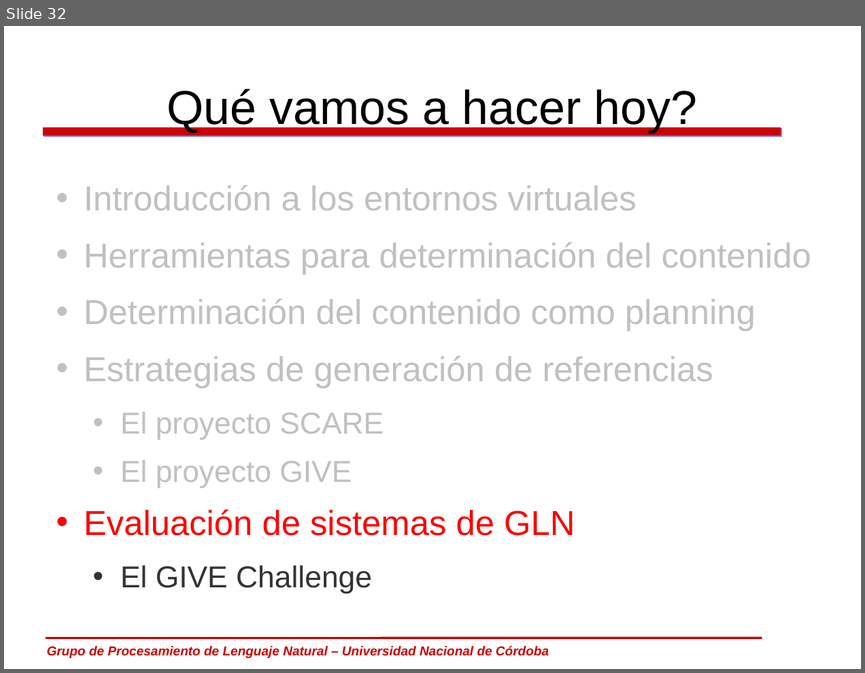
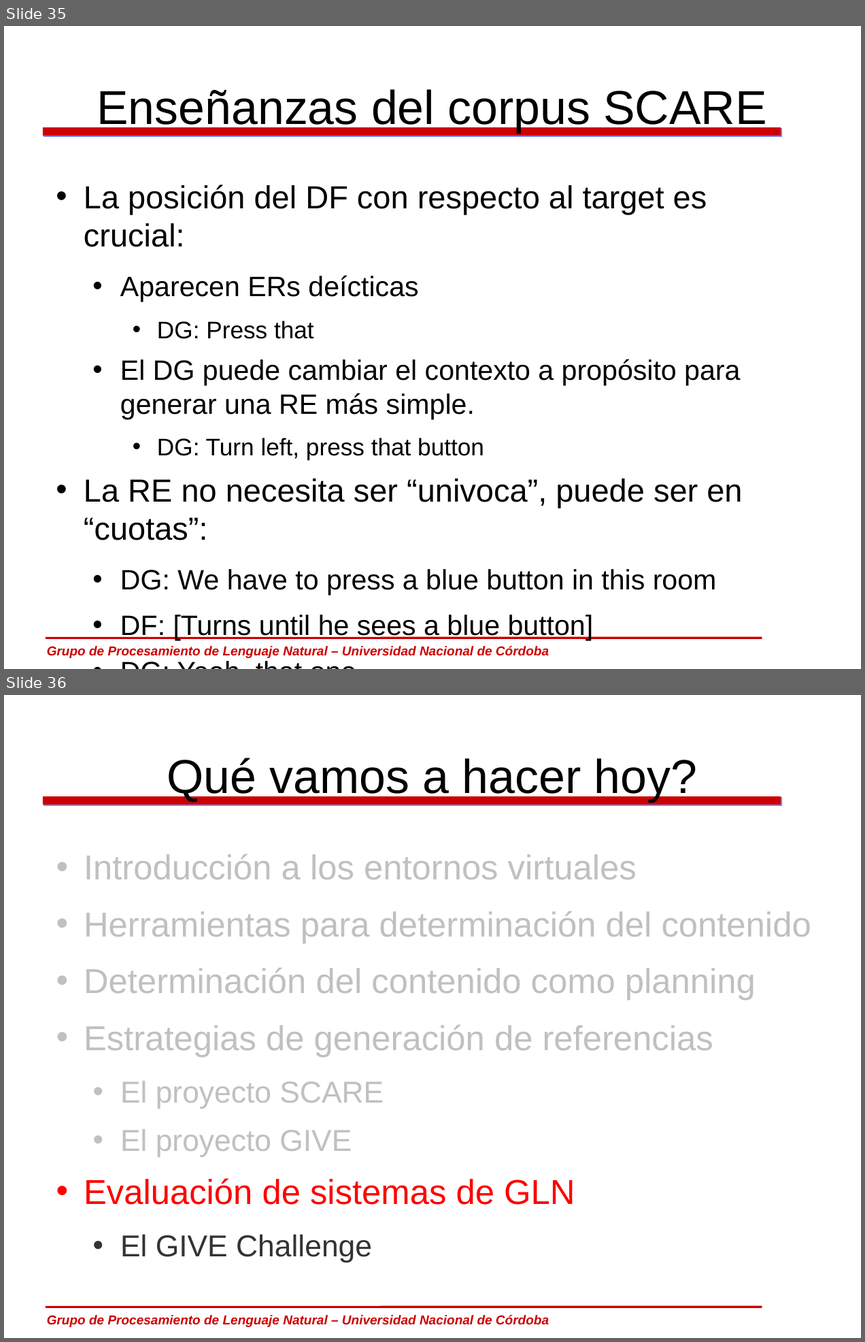
Before and after one commit to carlosareces/elic10, a slide deck: slides/dia5.odp. Shown one above the other, each under a label of ours: slide 32 before the commit, slides 35 and 36 after it. The pictures are 865x673 and 865x1342 pixels, drawn with LibreOffice and Linux fonts; fonts in the diff are those of the drawing; background and template pictures are left out. Boxes give left, top, right and bottom in pixels: in the first picture for what was removed or moved away, otherwise in the second. Text is boxed around its words. In the diff, an @@ line names an element or a change of style, - is before the commit and + after.

```diff
--- a/slides/dia5.odp
+++ b/slides/dia5.odp
@@ slide 35 added at [4, 26, 861, 669], background #FFFFFF; not listed: 3 template elements that a slide beside it also shows @@
@@ title added at [96, 89, 766, 133], 44 pt, text #000000 @@
+Enseñanzas del corpus SCARE
@@ text added at [84, 184, 742, 641], 25.9 pt, text #000000 @@
+• La posición del DF con respecto al target es crucial:
+  • Aparecen ERs deícticas
+    • DG: Press that
+  • El DG puede cambiar el contexto a propósito para generar una RE más simple.
+    • DG: Turn left, press that button
+• La RE no necesita ser “univoca”, puede ser en “cuotas”:
+  • DG: We have to press a blue button in this room
+  • DF: [Turns until he sees a blue button]
+  • DG: Yeah, that one
@@ what was slide 32 is now slide 36 @@
```
Also in this commit, not shown: 9 slides changed, 3 other slides added.
